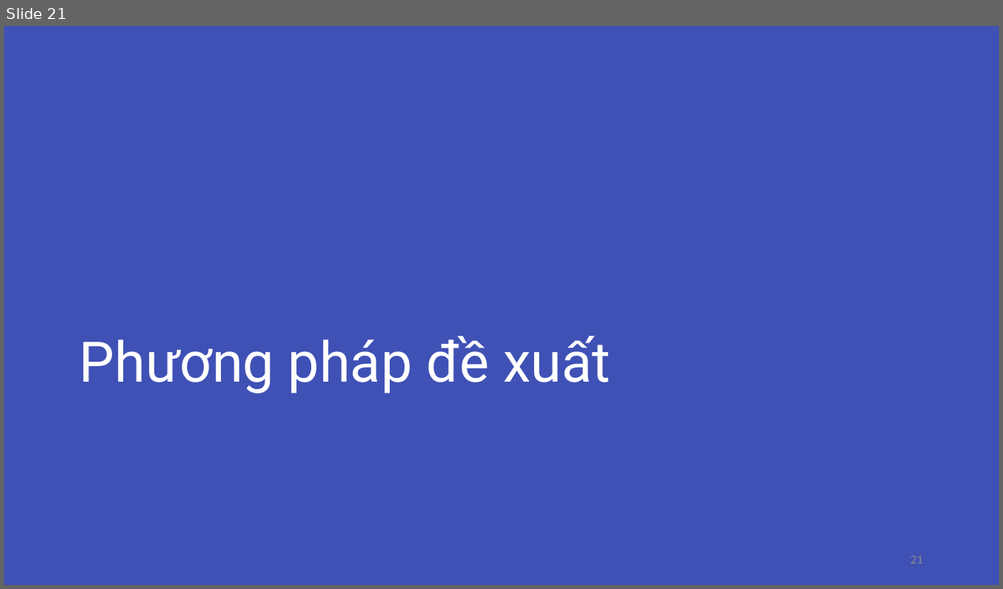
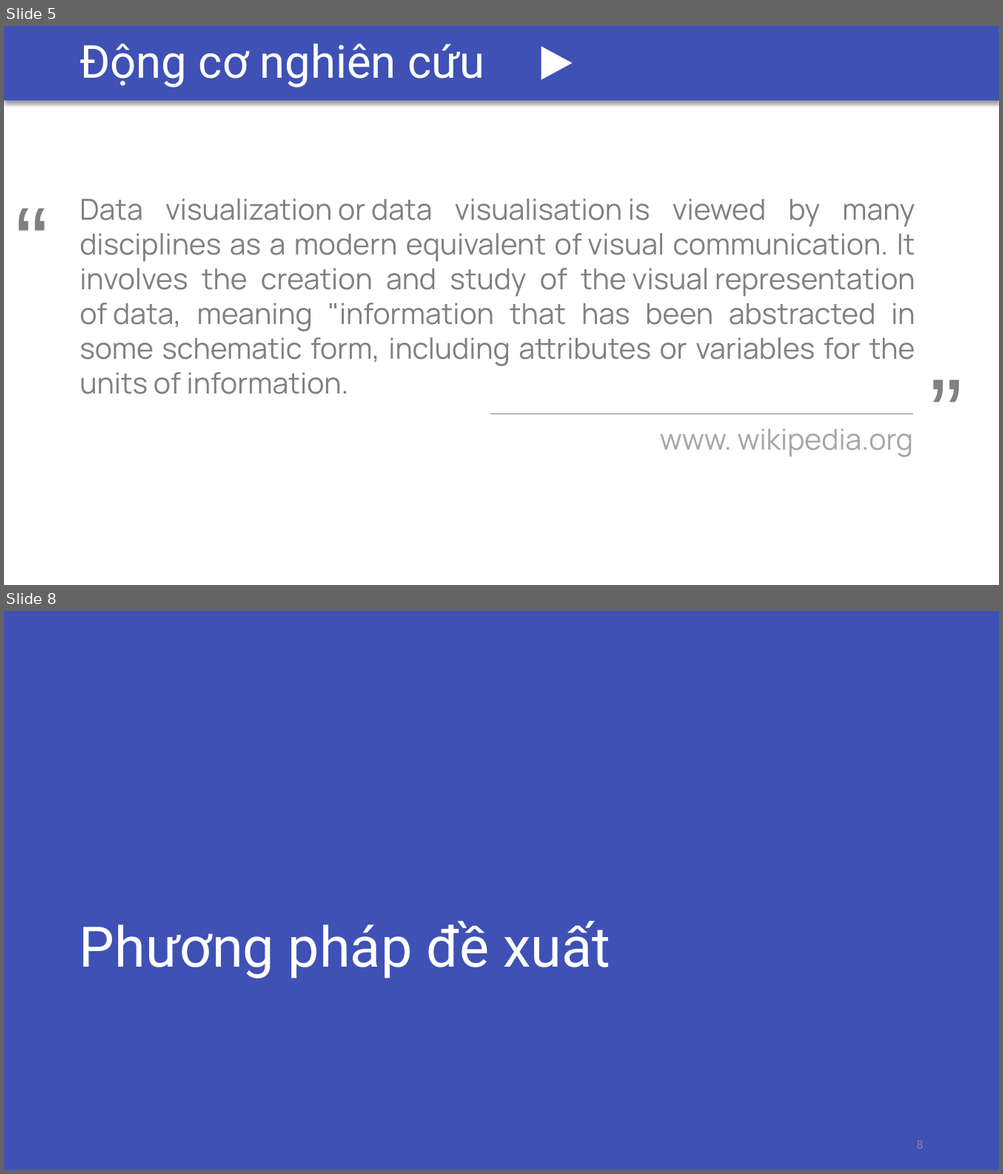
Before and after one commit to csethanhcong/c9js-demo, a slide deck: report/Presentation/Slide LVTN.pptx. Shown one above the other, each under a label of ours: slide 21 before the commit, slides 5 and 8 after it; the slides between them are not shown. The pictures are 1003x589 and 1003x1174 pixels, drawn with LibreOffice and Linux fonts; fonts in the diff are those of the drawing. Boxes give left, top, right and bottom in pixels: in the first picture for what was removed or moved away, otherwise in the second. Text is boxed around its words. In the diff, an @@ line names an element or a change of style, - is before the commit and + after.

```diff
--- a/report/Presentation/Slide LVTN.pptx
+++ b/report/Presentation/Slide LVTN.pptx
@@ slide 5 added at [4,26,999,585], background #FFFFFF @@
@@ rectangle added at [4,26,999,101], fill #3F51B5 @@
@@ title added at [79,44,484,87], 44 pt, text #FFFFFF @@
+Động cơ nghiên cứu
@@ triangle added at [540,47,572,80], fill #FFFFFF @@
@@ text added at [8,174,78,302], 96 pt, text #808080 @@
+“
@@ text added at [79,198,915,395], 28 pt, text #808080 @@
+Data visualization or data visualisation is viewed by many disciplines as a modern equivalent of visual communication. It involves the creation and study of the visual representation of data, meaning "information that has been abstracted in some schematic form, including attributes or variables for the units of information.
@@ text added at [922,346,993,474], 96 pt, text #808080 @@
+”
@@ line added from (490, 414) to (913, 414), #808080 0.5 pt @@
@@ text added at [660,429,913,457], 28 pt, text #A6A6A6 @@
+www. wikipedia.org
@@ what was slide 21 is now slide 8 @@
@@ page number at [916,1141,922,1149]: text changed @@
-21
+8
```
Also in this commit, not shown: 7 slides changed, 10 other slides added, 33 slides removed, 4 other files.
